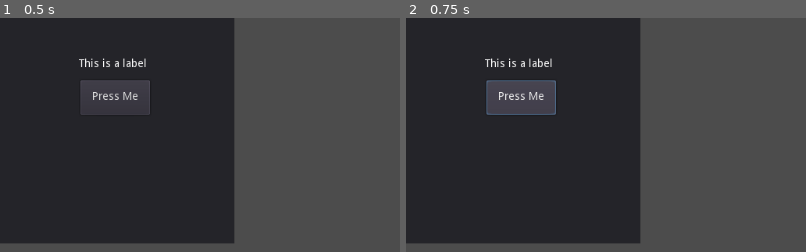
Above: before the commit, frames 1-2 (left to right).
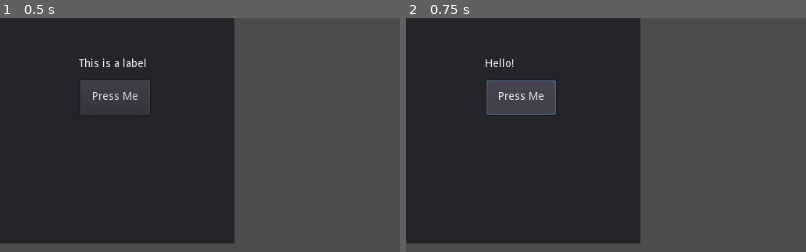
Above: after the commit, the same moments.

Repository: paigeweber13/learning-sandbox
Game: Godot game, scene res://ScriptingTutorial.tscn
Two runs of this game, one before a commit and one after it. Both use one fixed random seed, a clock stepped at 60 frames per second and the inputs below. This scene is started directly instead of the project's main scene.
Inputs:
- Up to frame 1 (0.5 s): no input
- Up to frame 2 (0.75 s): click "Press Me" at 0.5 s
The pictures show only the part of the screen within x 0-50%, y 0-50%; the shares and areas given below are measured in that part.

Frame 1 is identical in both runs. In frame 2, 0.3% of the frame differs, in the area x 19-37%, y 17-21%.

Commit message:
completed scripting part of tutorial

Diff:
--- a/godot/godot-docs-tutorial/ScriptingTutorial.tscn
+++ b/godot/godot-docs-tutorial/ScriptingTutorial.tscn
@@ -1,4 +1,6 @@
-[gd_scene format=2]
+[gd_scene load_steps=2 format=2]
+
+[ext_resource path="res://sayHello.gd" type="Script" id=1]
 
 [node name="ScriptingTutorial" type="Control"]
 anchor_right = 1.0
@@ -7,6 +9,7 @@
 [node name="Panel" type="Panel" parent="."]
 margin_right = 300.0
 margin_bottom = 289.0
+script = ExtResource( 1 )
 
 [node name="Label" type="Label" parent="Panel"]
 margin_left = 101.0
--- /dev/null
+++ b/godot/godot-docs-tutorial/sayHello.gd
@@ -0,0 +1,7 @@
+extends Panel
+
+func _ready() -> void:
+	get_node("Button").connect("pressed", self, "_on_Button_pressed")
+
+func _on_Button_pressed() -> void:
+	get_node("Label").text = "Hello!"
